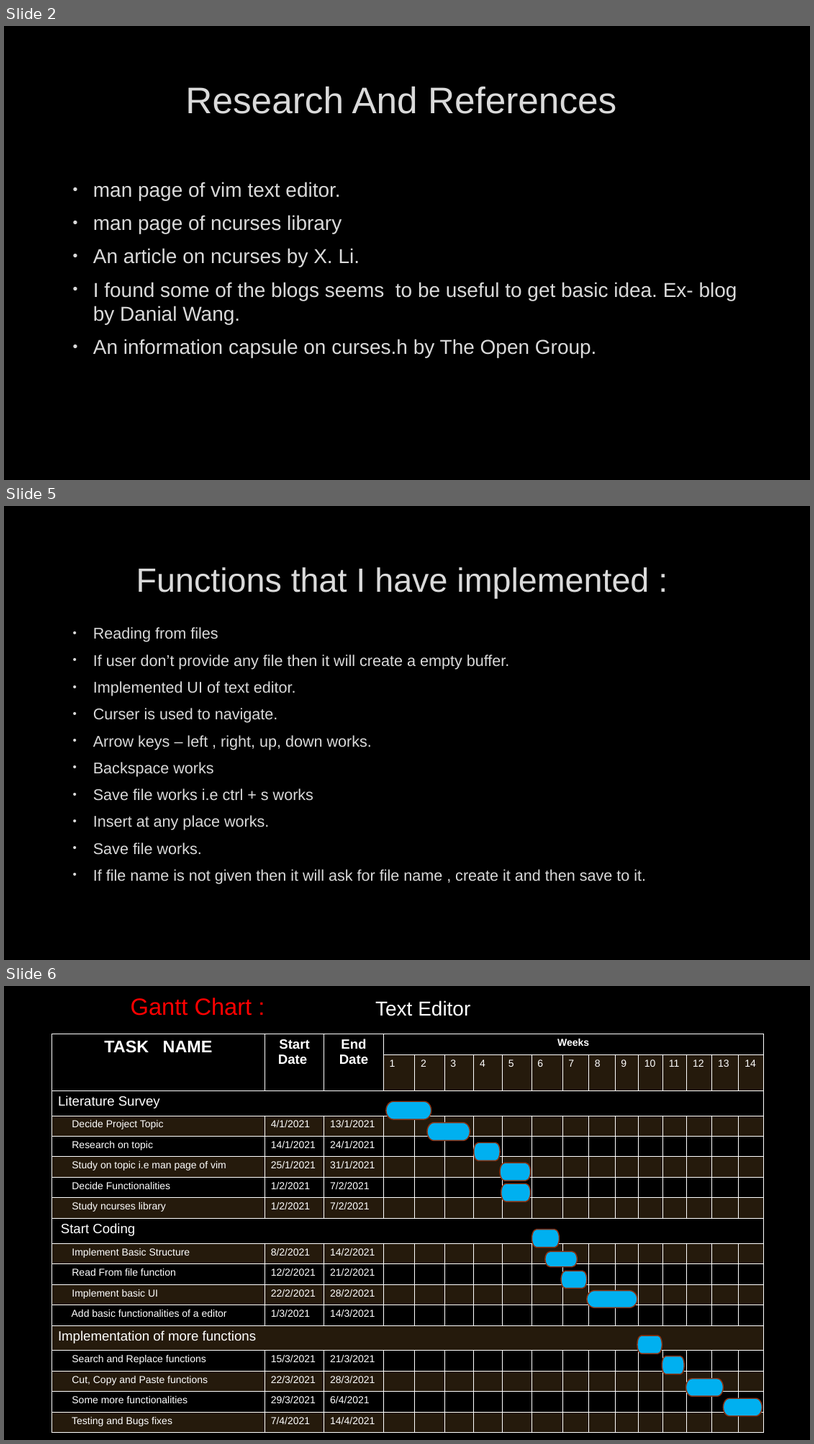
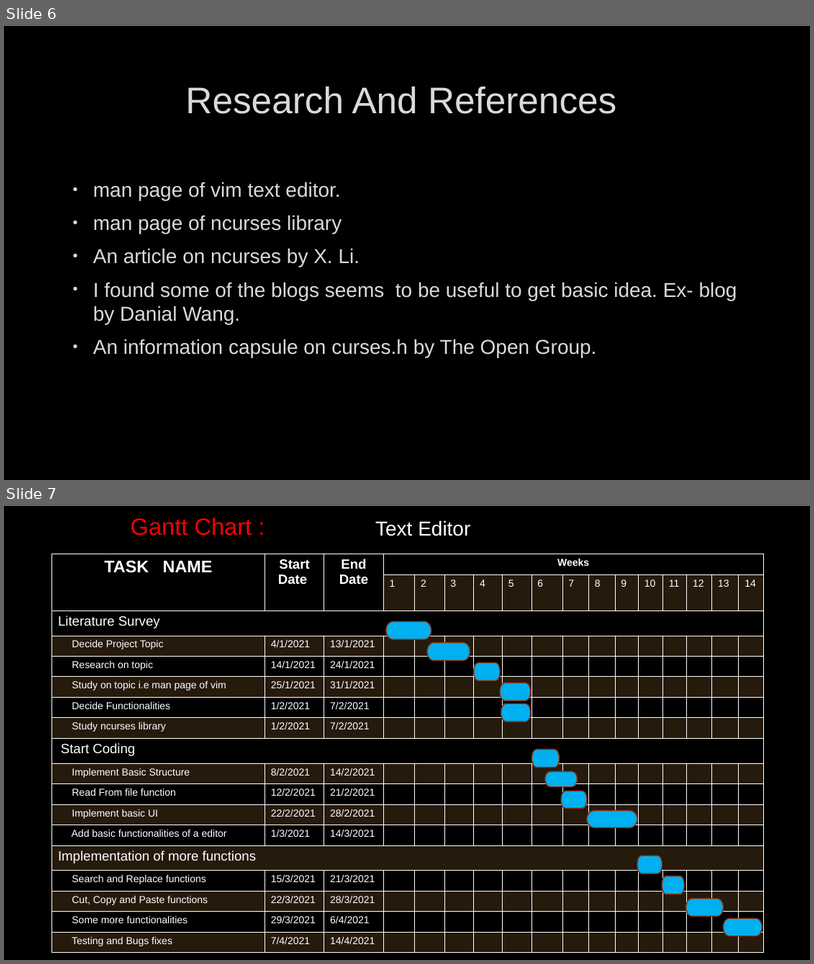
Before and after one commit to NikitaTipule/Text_editor, a slide deck: DATA STRUCTURE PROJECT – TEXT EDITOR.pptx. Shown one above the other, each under a label of ours: slides 2, 5 and 6 before the commit, slides 6 and 7 after it; the slides between them are not shown. The pictures are 814x1444 and 814x964 pixels, drawn with LibreOffice and Linux fonts; fonts in the diff are those of the drawing; background and template pictures are left out. Boxes give left, top, right and bottom in pixels: in the first picture for what was removed or moved away, otherwise in the second. Text is boxed around its words. In the diff, an @@ line names an element or a change of style, - is before the commit and + after.

```diff
--- a/DATA STRUCTURE PROJECT – TEXT EDITOR.pptx
+++ b/DATA STRUCTURE PROJECT – TEXT EDITOR.pptx
@@ slide 5 removed at [4,506,810,960], background picture (left out) @@
@@ title removed at [136,567,649,598] @@
-Functions that I have implemented :
@@ text removed at [93,627,646,884] @@
-• Reading from files
-• If user don’t provide any file then it will create a empty buffer.
-• Implemented UI of text editor.
-• Curser is used to navigate.
-• Arrow keys – left , right, up, down works.
-• Backspace works
-• Save file works i.e ctrl + s works
-• Insert at any place works.
-• Save file works.
-• If file name is not given then it will ask for file name , create it and then save to it.
@@ what was slide 2 is now slide 6 @@
@@ what was slide 6 is now slide 7 @@
```
Also in this commit, not shown: 2 slides changed, 3 slides added, 25 other files.
